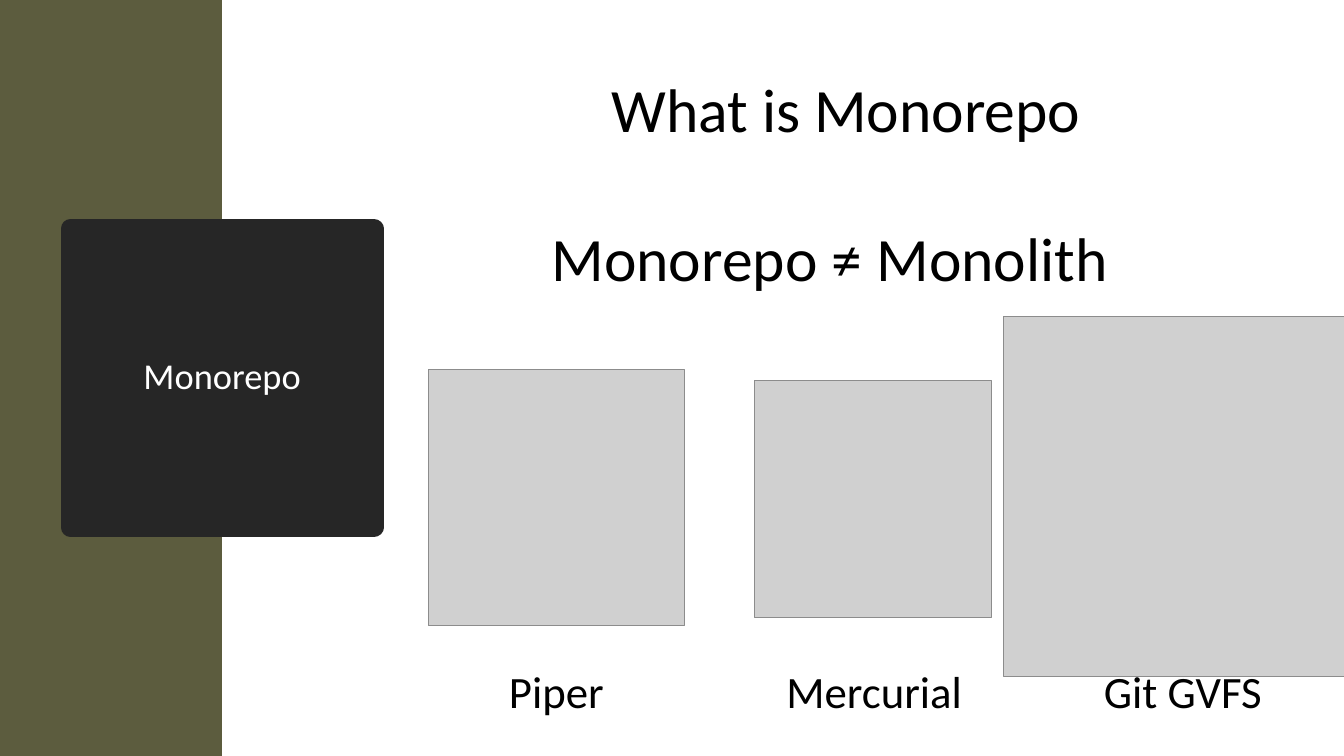
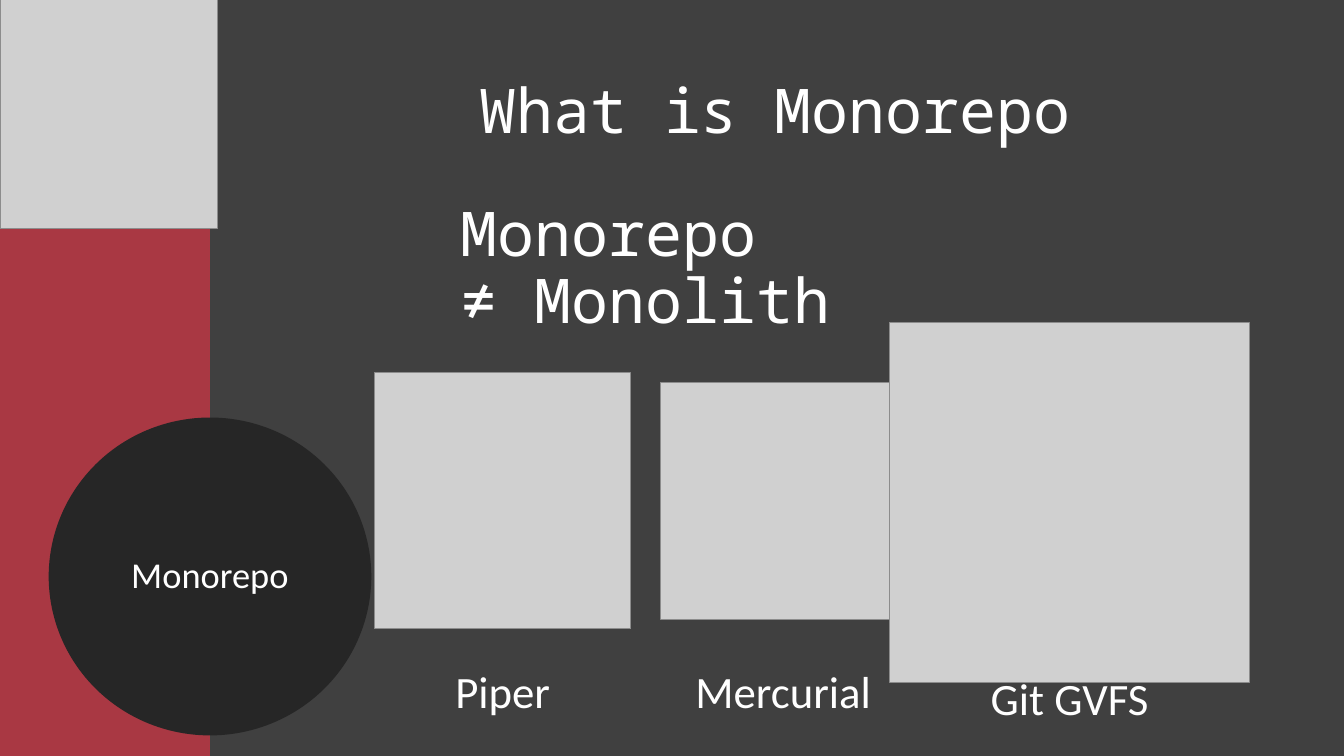
Before and after one commit to Xapuu/programingStuff, a slide deck: slide 9 of ngMeetup.pptx (slide 11 before the commit). Drawn at 1344x756 pixels with LibreOffice and Linux fonts; fonts in the diff are those of the drawing; grey boxes stand for pictures. Boxes give left, top, right and bottom in pixels: in the first picture for what was removed or moved away, otherwise in the second. Text is boxed around its words. In the diff, an @@ line names an element or a change of style, - is before the commit and + after.

```diff
--- a/ngMeetup.pptx
+++ b/ngMeetup.pptx
@@ background #FFFFFF to #404040 @@
@@ rectangle: place and size @@
-rectangle at (0, 0, 222, 756)
+rectangle at (0, 0, 210, 756)
@@ rectangle at (0, 0, 210, 756): fill #5C5C3E to #A93843 @@
@@ picture added at (0, 0, 218, 229) @@
@@ text "What is Monorepo": place and size @@
-text "What is Monorepo" at (612, 89, 1080, 142)
+text "What is Monorepo" at (479, 86, 1071, 148)
@@ text "What is Monorepo" at (479, 86, 1071, 148): font Calibri to Noto Sans Mono, text colour #000000 to #FFFFFF; alignment left to centre @@
@@ text "Monorepo ≠ Monolith": place and size @@
-text "Monorepo ≠ Monolith" at (552, 238, 1108, 291)
+text "Monorepo ≠ Monolith" at (461, 212, 831, 324)
@@ text "Monorepo ≠ Monolith" at (461, 212, 831, 324): font Calibri to Noto Sans Mono, text colour #000000 to #FFFFFF @@
@@ picture: place and size @@
-picture at (1003, 317, 1344, 676)
+picture at (890, 323, 1249, 682)
@@ picture: place and size @@
-picture at (429, 370, 685, 626)
+picture at (375, 373, 631, 629)
@@ picture: place and size @@
-picture at (754, 381, 991, 618)
+picture at (660, 382, 897, 619)
@@ ellipse "Monorepo": place and size @@
-ellipse "Monorepo" at (71, 229, 374, 527)
+ellipse "Monorepo" at (58, 427, 362, 726)
@@ ellipse "Monorepo" at (58, 427, 362, 726): title to ellipse @@
@@ text "Piper": place and size @@
-text "Piper" at (509, 677, 604, 716)
+text "Piper" at (455, 677, 550, 716)
@@ text "Mercurial": place and size @@
-text "Mercurial" at (786, 677, 962, 709)
+text "Mercurial" at (695, 677, 871, 709)
@@ text colour #000000 to #FFFFFF in 3 elements at (455, 677, 550, 716), (695, 677, 871, 709), (991, 678, 1148, 716) @@
@@ text "Git GVFS": place and size @@
-text "Git GVFS" at (1104, 671, 1262, 709)
+text "Git GVFS" at (991, 678, 1148, 716)
```
Also in this commit, not shown: 7 other slides changed, 14 slides added, 4 slides removed, 1 other file.
